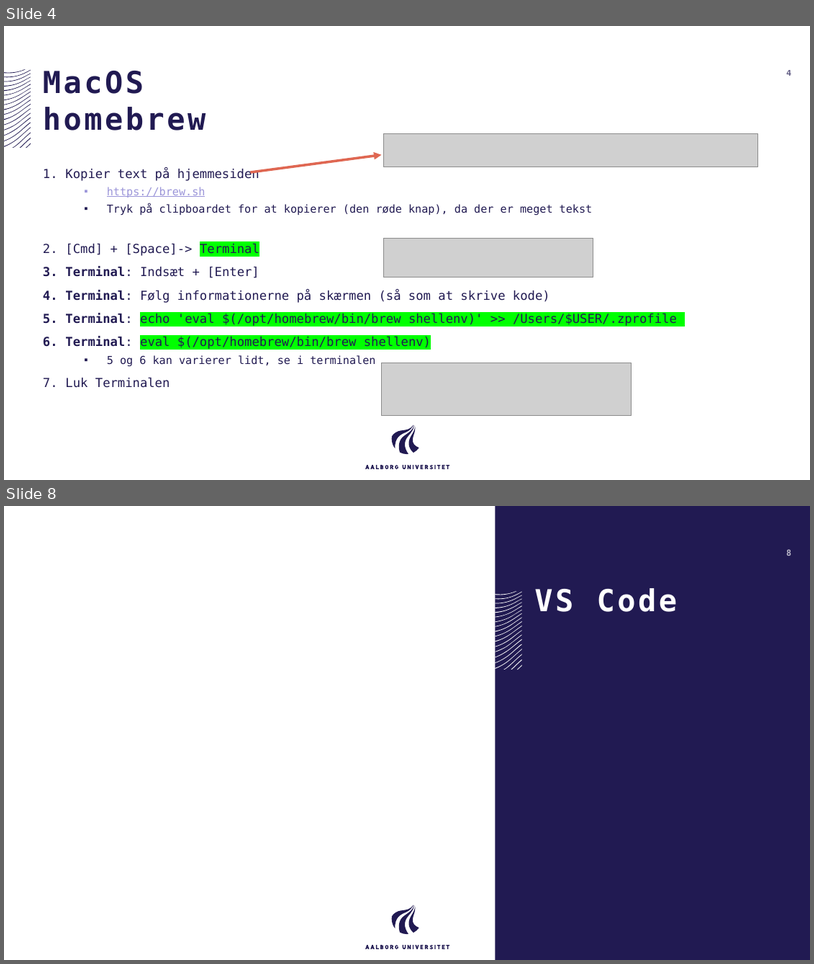
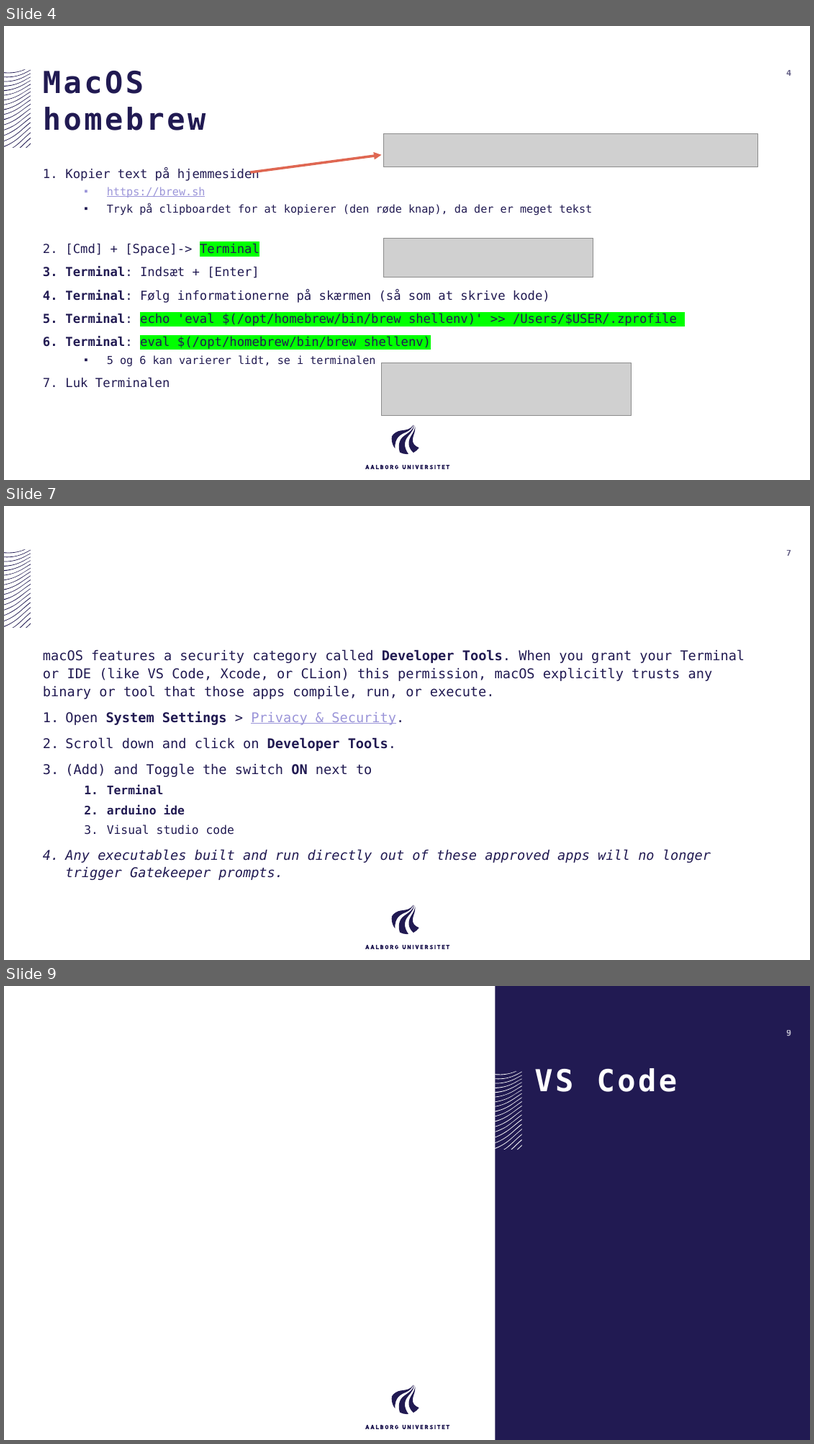
Before and after one commit to AAU-ST1-Programming/setup, a slide deck: Setup MacOS.pptx. Shown one above the other, each under a label of ours: slides 4 and 8 before the commit, slides 4, 7 and 9 after it; the slides between them are not shown. The pictures are 814x964 and 814x1444 pixels, drawn with LibreOffice and Linux fonts; fonts in the diff are those of the drawing; grey boxes stand for pictures. Boxes give left, top, right and bottom in pixels: in the first picture for what was removed or moved away, otherwise in the second. Text is boxed around its words. In the diff, an @@ line names an element or a change of style, - is before the commit and + after.

```diff
--- a/Setup MacOS.pptx
+++ b/Setup MacOS.pptx
@@ slide 7 added at <box>4,506,810,960</box>, background #FFFFFF; not listed: 40 template elements that a slide beside it also shows @@
@@ page number added at <box>787,550,792,556</box>, 10 pt, text #211A52 at 70% opacity, bold @@
+7
@@ text added at <box>43,649,746,880</box>, 16 pt, text #211A52 @@
+macOS features a security category called Developer Tools. When you grant your Terminal or IDE (like VS Code, Xcode, or CLion) this permission, macOS explicitly trusts any binary or tool that those apps compile, run, or execute.
+1. Open System Settings > Privacy & Security.
+2. Scroll down and click on Developer Tools.
+3. (Add) and Toggle the switch ON next to
+  1. Terminal
+  2. arduino ide
+  3. Visual studio code
+4. Any executables built and run directly out of these approved apps will no longer trigger Gatekeeper prompts.
@@ what was slide 8 is now slide 9 @@
```
Also in this commit, not shown: 7 slides changed, 1 slide removed.
